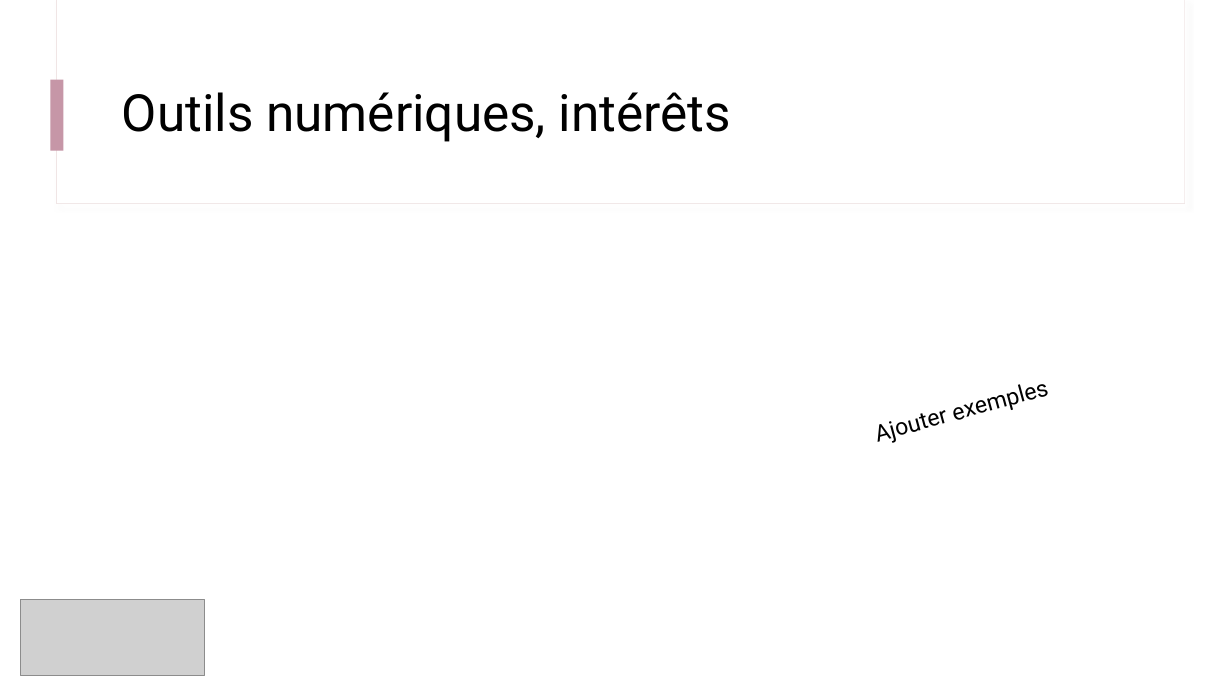
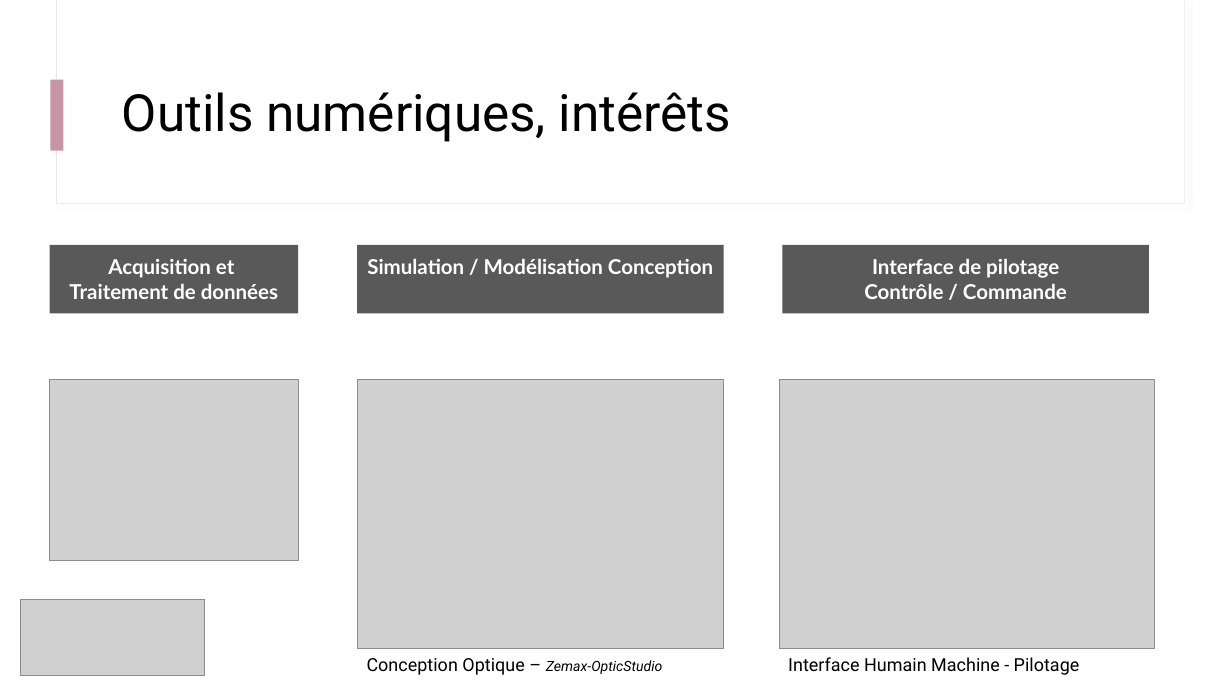
Before and after one commit to IOGS-Digital-Methods/semester-5, a slide deck: slide 3 of ONIP/onip_b0_intro/B0_0_Outils_Methodes.pptx. Drawn at 1232x693 pixels with LibreOffice and Linux fonts; fonts in the diff are those of the drawing; grey boxes stand for pictures. Boxes give left, top, right and bottom in pixels: in the first picture for what was removed or moved away, otherwise in the second. Text is boxed around its words. In the diff, an @@ line names an element or a change of style, - is before the commit and + after.

```diff
--- a/ONIP/onip_b0_intro/B0_0_Outils_Methodes.pptx
+++ b/ONIP/onip_b0_intro/B0_0_Outils_Methodes.pptx
@@ rectangle added at (x1=50, y1=245, x2=299, y2=313), fill #595959, 16 pt, text #FFFFFF, bold @@
+Acquisition et Traitement de données
@@ rectangle added at (x1=358, y1=245, x2=725, y2=313), fill #595959, 16 pt, text #FFFFFF, bold @@
+Simulation / Modélisation Conception
@@ rectangle added at (x1=783, y1=245, x2=1150, y2=313), fill #595959, 16 pt, text #FFFFFF, bold @@
+Interface de pilotage
+Contrôle / Commande
@@ text removed at (x1=861, y1=347, x2=1131, y2=454) @@
-Ajouter exemples
@@ picture added at (x1=50, y1=380, x2=299, y2=561) @@
@@ picture added at (x1=358, y1=380, x2=725, y2=649) @@
@@ picture added at (x1=779, y1=380, x2=1154, y2=649) @@
@@ text added at (x1=367, y1=658, x2=663, y2=675), 14 pt, text #000000 @@
+Conception Optique – Zemax-OpticStudio
@@ text added at (x1=788, y1=657, x2=1080, y2=675), 14 pt, text #000000 @@
+Interface Humain Machine - Pilotage
```
Also in this commit, not shown: 1 other slide changed, 1 slide added, 6 other files.
